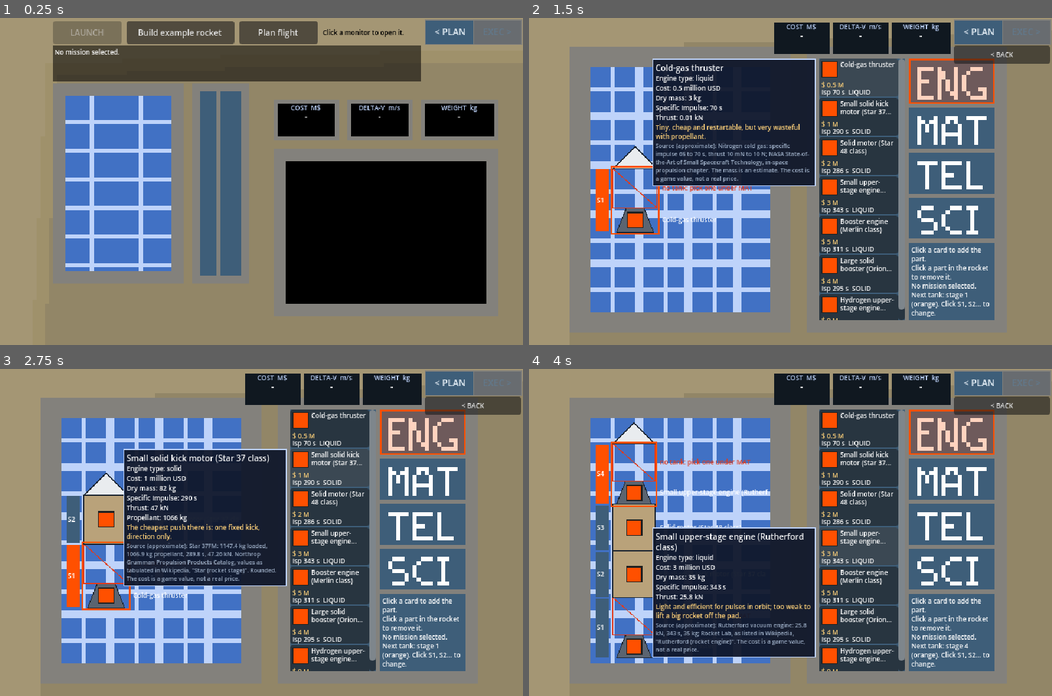
Above: before the commit, frames 1-4 (two rows, left to right).
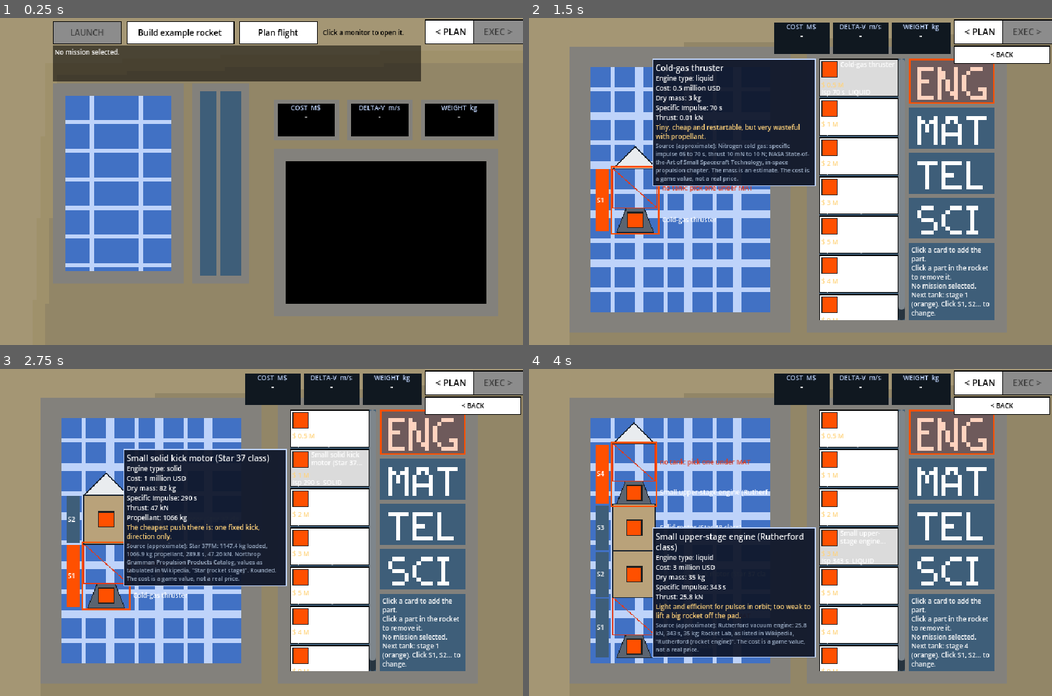
Above: after the commit, the same moments.

Repository: IlayLa/OrbitOrange
Game: Godot game, scene res://scenes/Console.tscn
Two runs of this game, one before a commit and one after it. Both use one fixed random seed, a clock stepped at 60 frames per second and the inputs below. This scene is started directly instead of the project's main scene.
Inputs (mouse positions are in pixels of both pictures, inside the frame that each line leads up to):
- Up to frame 1 (0.25 s): no input
- Up to frame 2 (1.5 s): click (649, 184) at 0.5 s; click "Cold-gas thruster" at 1.25 s
- Up to frame 3 (2.75 s): click "Small solid kick motor (Star …" at 2 s
- Up to frame 4 (4 s): click "Solid motor (Star 48 class)" at 2.75 s; click "Small upper-stage engine (Rut…" at 3.5 s

The runs differ from the first frame. In frame 1, 4.8% of the frame differs, in the area x 10-100%, y 0-9%; in frame 2, 13%, in the area x 55-100%, y 0-93%; in frame 3, 13%; in frame 4, 13%.

Commit message:
Skin buttons with the team's buttons.png via the project theme
Slice design/buttons.png into a clean 3-frame sheet (normal, pressed/green,
focus/green outline) with tools/build_button_skin.gd, and use it as
StyleBoxTextures for Button in assets/ui/ui_theme.tres. Remove the button
styles and colours from MissionPresentation/PlanningStyle so the project
theme shows; AlarmPanel copies the theme skin and ClockPanel highlights the
chosen time scale with the pressed frame. Self-destruct keeps its red style
with light text.

Co-Authored-By: Claude Opus 5.5 <noreply@anthropic.com>

Diff:
--- a/assets/ui/ui_theme.tres
+++ b/assets/ui/ui_theme.tres
@@ -1,3 +1,80 @@
-[gd_resource type="Theme" format=3]
+[gd_resource type="Theme" load_steps=7 format=3]
+
+[ext_resource type="Texture2D" uid="uid://dcv3hqelnxfiq" path="res://assets/ui/button_skin.png" id="1_skin"]
+
+[sub_resource type="StyleBoxTexture" id="StyleBoxTexture_normal"]
+content_margin_left = 5.0
+content_margin_top = 2.0
+content_margin_right = 5.0
+content_margin_bottom = 2.0
+texture = ExtResource("1_skin")
+texture_margin_left = 1.0
+texture_margin_top = 1.0
+texture_margin_right = 1.0
+texture_margin_bottom = 1.0
+region_rect = Rect2(0, 0, 3, 3)
+
+[sub_resource type="StyleBoxTexture" id="StyleBoxTexture_hover"]
+content_margin_left = 5.0
+content_margin_top = 2.0
+content_margin_right = 5.0
+content_margin_bottom = 2.0
+texture = ExtResource("1_skin")
+texture_margin_left = 1.0
+texture_margin_top = 1.0
+texture_margin_right = 1.0
+texture_margin_bottom = 1.0
+region_rect = Rect2(0, 0, 3, 3)
+modulate_color = Color(0.86, 0.86, 0.86, 1)
+
+[sub_resource type="StyleBoxTexture" id="StyleBoxTexture_pressed"]
+content_margin_left = 5.0
+content_margin_top = 2.0
+content_margin_right = 5.0
+content_margin_bottom = 2.0
+texture = ExtResource("1_skin")
+texture_margin_left = 1.0
+texture_margin_top = 1.0
+texture_margin_right = 1.0
+texture_margin_bottom = 1.0
+region_rect = Rect2(3, 0, 3, 3)
+
+[sub_resource type="StyleBoxTexture" id="StyleBoxTexture_disabled"]
+content_margin_left = 5.0
+content_margin_top = 2.0
+content_margin_right = 5.0
+content_margin_bottom = 2.0
+texture = ExtResource("1_skin")
+texture_margin_left = 1.0
+texture_margin_top = 1.0
+texture_margin_right = 1.0
+texture_margin_bottom = 1.0
+region_rect = Rect2(0, 0, 3, 3)
+modulate_color = Color(0.55, 0.55, 0.55, 1)
+
+[sub_resource type="StyleBoxTexture" id="StyleBoxTexture_focus"]
+content_margin_left = 5.0
+content_margin_top = 2.0
+content_margin_right = 5.0
+content_margin_bottom = 2.0
+texture = ExtResource("1_skin")
+texture_margin_left = 1.0
+texture_margin_top = 1.0
+texture_margin_right = 1.0
+texture_margin_bottom = 1.0
+region_rect = Rect2(6, 0, 3, 3)
+draw_center = false
 
 [resource]
+Button/colors/font_color = Color(0, 0, 0, 1)
+Button/colors/font_disabled_color = Color(0.25, 0.25, 0.25, 1)
+Button/colors/font_focus_color = Color(0, 0, 0, 1)
+Button/colors/font_hover_color = Color(0, 0, 0, 1)
+Button/colors/font_hover_pressed_color = Color(0, 0, 0, 1)
+Button/colors/font_pressed_color = Color(0, 0, 0, 1)
+Button/styles/disabled = SubResource("StyleBoxTexture_disabled")
+Button/styles/focus = SubResource("StyleBoxTexture_focus")
+Button/styles/hover = SubResource("StyleBoxTexture_hover")
+Button/styles/hover_pressed = SubResource("StyleBoxTexture_pressed")
+Button/styles/normal = SubResource("StyleBoxTexture_normal")
+Button/styles/pressed = SubResource("StyleBoxTexture_pressed")
--- a/scripts/execution/AlarmPanel.gd
+++ b/scripts/execution/AlarmPanel.gd
@@ -149,10 +149,10 @@
 	contents.add_child(dismiss_button)
 
 
-## Copies the theme's button styles with small margins so the button fits.
+## Copies the project theme's button skin with small margins so the button fits.
 static func _set_tight_margins(button: Button) -> void:
 	for style_name in ["normal", "hover", "pressed"]:
-		var theme_style: StyleBox = MissionPresentation.create_theme().get_stylebox(style_name, "Button")
+		var theme_style: StyleBox = button.get_theme_stylebox(style_name, "Button")
 		var tight_style: StyleBox = theme_style.duplicate()
 		tight_style.content_margin_left = 6
 		tight_style.content_margin_right = 6
--- a/scripts/execution/ClockPanel.gd
+++ b/scripts/execution/ClockPanel.gd
@@ -18,7 +18,7 @@
 var _mission_time_label: Label
 var _next_pulse_label: Label
 var _time_scale_buttons: Array[Button] = []
-var _highlight_style: StyleBoxFlat
+var _highlight_style: StyleBox
 
 
 func _ready() -> void:
@@ -68,10 +68,11 @@
 
 
 func _create_time_scale_buttons() -> void:
-	_highlight_style = StyleBoxFlat.new()
-	_highlight_style.bg_color = ScreenLayout.COLOR_ACCENT_ORANGE
-	_highlight_style.border_color = ScreenLayout.COLOR_TEXT_LIGHT
-	_highlight_style.set_border_width_all(1)
+	# The chosen time scale wears the skin's pressed frame (green in design/buttons.png).
+	var skin := ThemeDB.get_project_theme()
+	if skin == null:
+		skin = ThemeDB.get_default_theme()
+	_highlight_style = skin.get_stylebox("pressed", "Button")
 
 	var controls_rect := ExecutionLayout.TIME_CONTROLS_RECT
 	var button_count := time_scales.size()
--- a/scripts/execution/SelfDestructButton.gd
+++ b/scripts/execution/SelfDestructButton.gd
@@ -40,6 +40,9 @@
 	red_style.set_content_margin_all(2)
 	for style_name in ["normal", "hover", "pressed"]:
 		_button.add_theme_stylebox_override(style_name, red_style)
+	# Deliberately not the project button skin: keep light text on the red button.
+	for color_name in ["font_color", "font_hover_color", "font_pressed_color"]:
+		_button.add_theme_color_override(color_name, ScreenLayout.COLOR_TEXT_LIGHT)
 	_button.pressed.connect(press)
 	add_child(_button)
 	# Keep the whole button on screen even when its text needs more room.
--- a/scripts/mission/MissionPresentation.gd
+++ b/scripts/mission/MissionPresentation.gd
@@ -3,23 +3,11 @@
 ## Shared presentation helpers used only by mission screens and their demo.
 
 ## Returns a theme with pixel-sized controls and the shared screen colours.
+## Buttons take their skin from the project theme (assets/ui/ui_theme.tres).
 static func create_theme() -> Theme:
 	var result := Theme.new()
 	result.default_font_size = 14
 	result.set_color("font_color", "Label", ScreenLayout.COLOR_TEXT_LIGHT)
-	for style_name in ["normal", "hover", "pressed", "disabled", "focus"]:
-		var style := StyleBoxFlat.new()
-		style.bg_color = ScreenLayout.COLOR_PANEL_DARK_BLUE if style_name != "pressed" else ScreenLayout.COLOR_MONITOR_BLUE
-		style.border_color = ScreenLayout.COLOR_ACCENT_ORANGE if style_name == "focus" else ScreenLayout.COLOR_MONITOR_FRAME
-		style.set_border_width_all(2 if style_name == "focus" else 1)
-		style.content_margin_left = 7
-		style.content_margin_right = 7
-		style.content_margin_top = 5
-		style.content_margin_bottom = 5
-		if style_name == "disabled":
-			style.bg_color = ScreenLayout.COLOR_SPACE_BLACK
-		result.set_stylebox(style_name, "Button", style)
-	result.set_color("font_disabled_color", "Button", ScreenLayout.COLOR_LIST_GREY)
 	return result
 
 ## Creates a non-interactive background filling the 640 by 400 pixel canvas.
--- a/scripts/orbit/planning/PlanningStyle.gd
+++ b/scripts/orbit/planning/PlanningStyle.gd
@@ -18,20 +18,14 @@
 
 
 ## A compact theme suitable for the 640 by 400 planning console.
+## Buttons take their skin from the project theme (assets/ui/ui_theme.tres).
 static func create_theme() -> Theme:
 	var result := Theme.new()
 	result.default_font_size = 11
 	for control_type in ["Button", "Label", "LineEdit", "SpinBox"]:
 		result.set_font_size("font_size", control_type, 11)
 	result.set_color("font_color", "Label", Color("#e0eaf2"))
-	result.set_color("font_color", "Button", Color("#e0eaf2"))
-	result.set_color("font_hover_color", "Button", Color.WHITE)
-	result.set_color("font_disabled_color", "Button", Color("#61788b"))
 	result.set_font_size("font_size", "TooltipLabel", 10)
-	result.set_stylebox("normal", "Button", panel_style(Color("#3e5e79"), Color("#83817c")))
-	result.set_stylebox("hover", "Button", panel_style(Color("#4171c4"), Color("#bed3fa")))
-	result.set_stylebox("pressed", "Button", panel_style(Color("#345e9c"), Color("#bed3fa")))
-	result.set_stylebox("disabled", "Button", panel_style(Color("#686c70"), Color("#83817c")))
 	result.set_stylebox("normal", "LineEdit", panel_style(Color("#0c1925"), Color("#36536b")))
 	result.set_stylebox("focus", "LineEdit", panel_style(Color(0, 0, 0, 0), Color("#83dfed")))
 	result.set_stylebox("panel", "PanelContainer", panel_style())
--- /dev/null
+++ b/tools/build_button_skin.gd
@@ -0,0 +1,46 @@
+extends SceneTree
+## Rebuilds res://assets/ui/button_skin.png from the team's res://design/buttons.png.
+##
+## The source sheet draws its frames with icons inside them, so a plain 9-slice of
+## the sheet would stretch the icons across every button. This script copies each
+## frame's border and fill colours into clean 3x3 frames (1 px border, 1 px fill),
+## laid out left to right:
+##   x 0: normal  - black border, white fill (the "+" / "-" boxes, top row)
+##   x 3: pressed - green border, pale green fill (the "PRESSED BUTTON" frame)
+##   x 6: focus   - green border, transparent fill (drawn over the other states)
+## assets/ui/ui_theme.tres cuts these frames with StyleBoxTexture region_rect.
+##
+## Run: godot --headless --path . -s tools/build_button_skin.gd
+
+const SOURCE_PATH := "res://design/buttons.png"
+const OUTPUT_PATH := "res://assets/ui/button_skin.png"
+## A pixel on the border and one inside, per source frame.
+const NORMAL_BORDER_PIXEL := Vector2i(42, 2)
+const NORMAL_FILL_PIXEL := Vector2i(43, 3)
+const PRESSED_BORDER_PIXEL := Vector2i(40, 36)
+const PRESSED_FILL_PIXEL := Vector2i(41, 37)
+const FRAME_SIZE := 3
+
+
+func _init() -> void:
+	var source := Image.load_from_file(ProjectSettings.globalize_path(SOURCE_PATH))
+	source.convert(Image.FORMAT_RGBA8)
+	var output := Image.create_empty(FRAME_SIZE * 3, FRAME_SIZE, false, Image.FORMAT_RGBA8)
+	var green_border := source.get_pixelv(PRESSED_BORDER_PIXEL)
+	_draw_frame(output, 0, source.get_pixelv(NORMAL_BORDER_PIXEL), source.get_pixelv(NORMAL_FILL_PIXEL))
+	_draw_frame(output, 1, green_border, source.get_pixelv(PRESSED_FILL_PIXEL))
+	_draw_frame(output, 2, green_border, Color(0, 0, 0, 0))
+	var error := output.save_png(ProjectSettings.globalize_path(OUTPUT_PATH))
+	if error != OK:
+		push_error("Could not save %s (error %d)" % [OUTPUT_PATH, error])
+	else:
+		print("Wrote ", OUTPUT_PATH)
+	quit(error)
+
+
+func _draw_frame(image: Image, frame_index: int, border: Color, fill: Color) -> void:
+	var left := frame_index * FRAME_SIZE
+	for y in FRAME_SIZE:
+		for x in FRAME_SIZE:
+			var is_border := x == 0 or y == 0 or x == FRAME_SIZE - 1 or y == FRAME_SIZE - 1
+			image.set_pixel(left + x, y, border if is_border else fill)
Binary file added: assets/ui/button_skin.png
Not shown, added: assets/ui/button_skin.png.import
Not shown, added: tools/build_button_skin.gd.uid
